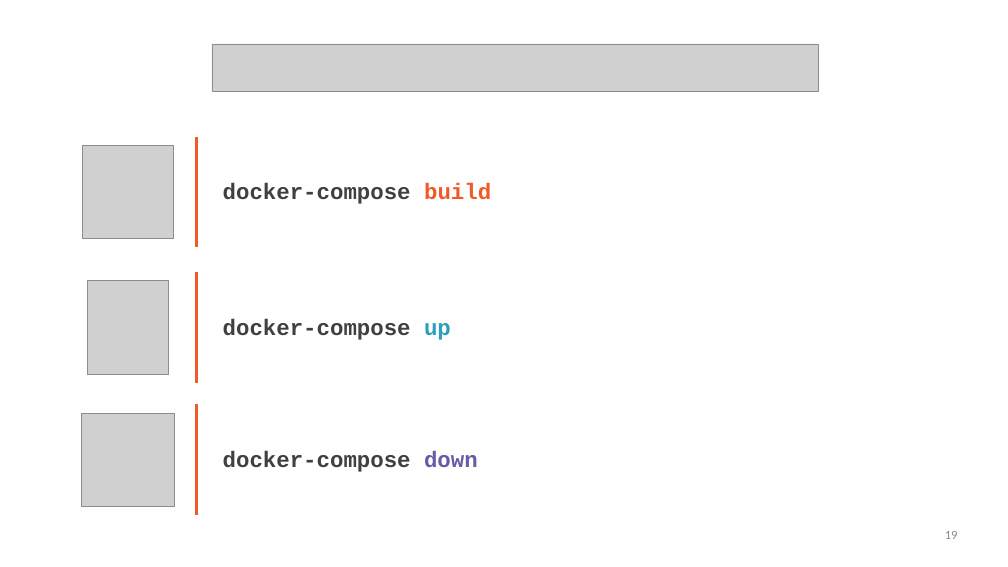
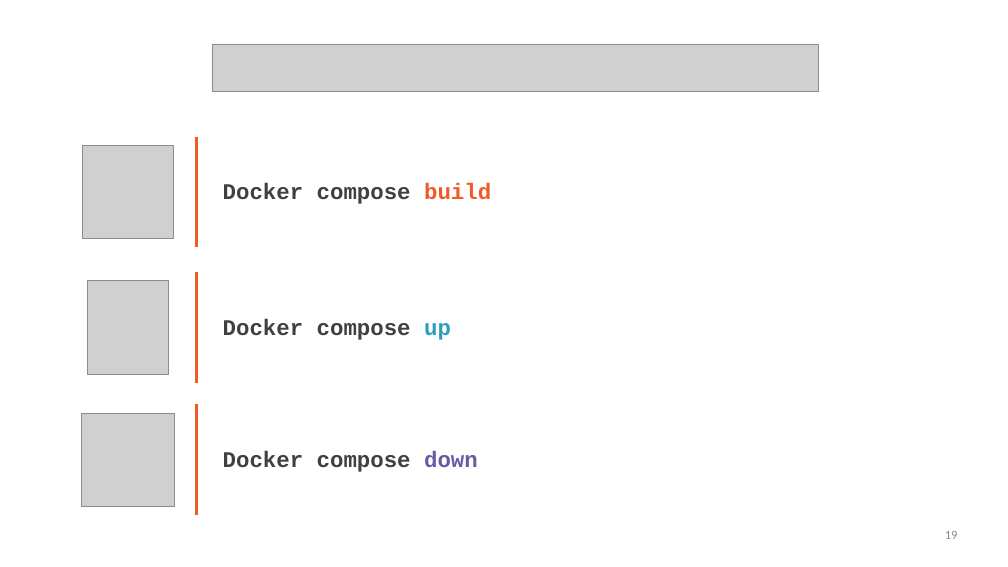
Before and after one commit to StevenJoseph19/PSI-2024-Nov-ASDE-BLR-Batch-1, a slide deck: slide 19 of Learning Phase/Week 3/Day 11/Slides/5. Communicate between Multiple Containers/communicate-between-multiple-containers-slides.pptx. Drawn at 1008x567 pixels with LibreOffice and Linux fonts; fonts in the diff are those of the drawing; grey boxes stand for pictures. Boxes give left, top, right and bottom in pixels: in the first picture for what was removed or moved away, otherwise in the second. Text is boxed around its words. In the diff, an @@ line names an element or a change of style, - is before the commit and + after.

```diff
--- a/Learning Phase/Week 3/Day 11/Slides/5. Communicate between Multiple Containers/communicate-between-multiple-containers-slides.pptx
+++ b/Learning Phase/Week 3/Day 11/Slides/5. Communicate between Multiple Containers/communicate-between-multiple-containers-slides.pptx
@@ text at (223, 183, 491, 204): text changed @@
-docker-compose build
+Docker compose build
@@ text at (223, 319, 451, 340): text changed @@
-docker-compose up
+Docker compose up
@@ text at (223, 451, 478, 472): text changed @@
-docker-compose down
+Docker compose down
```
Also in this commit, not shown: 59 other files.
